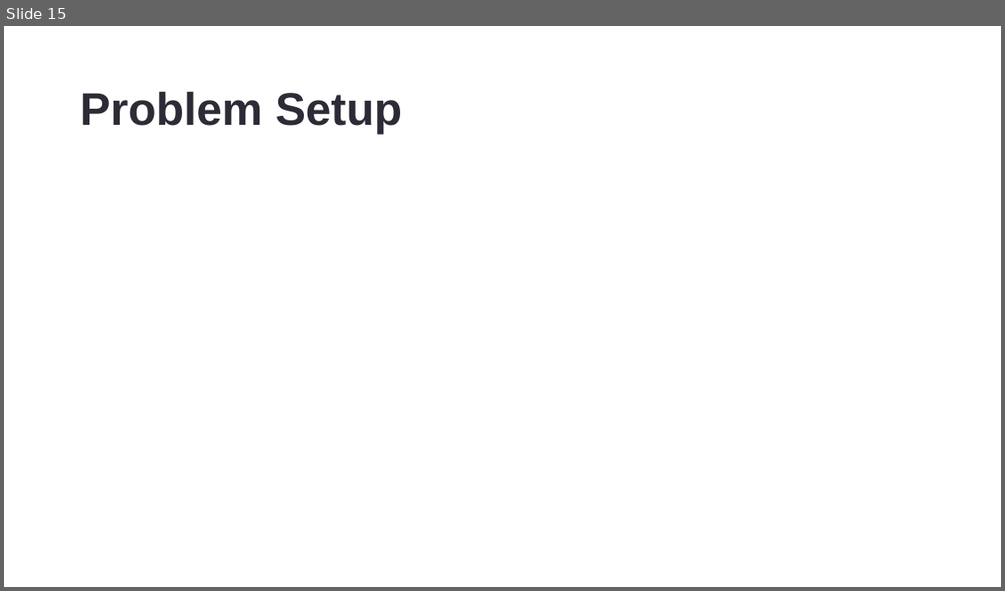
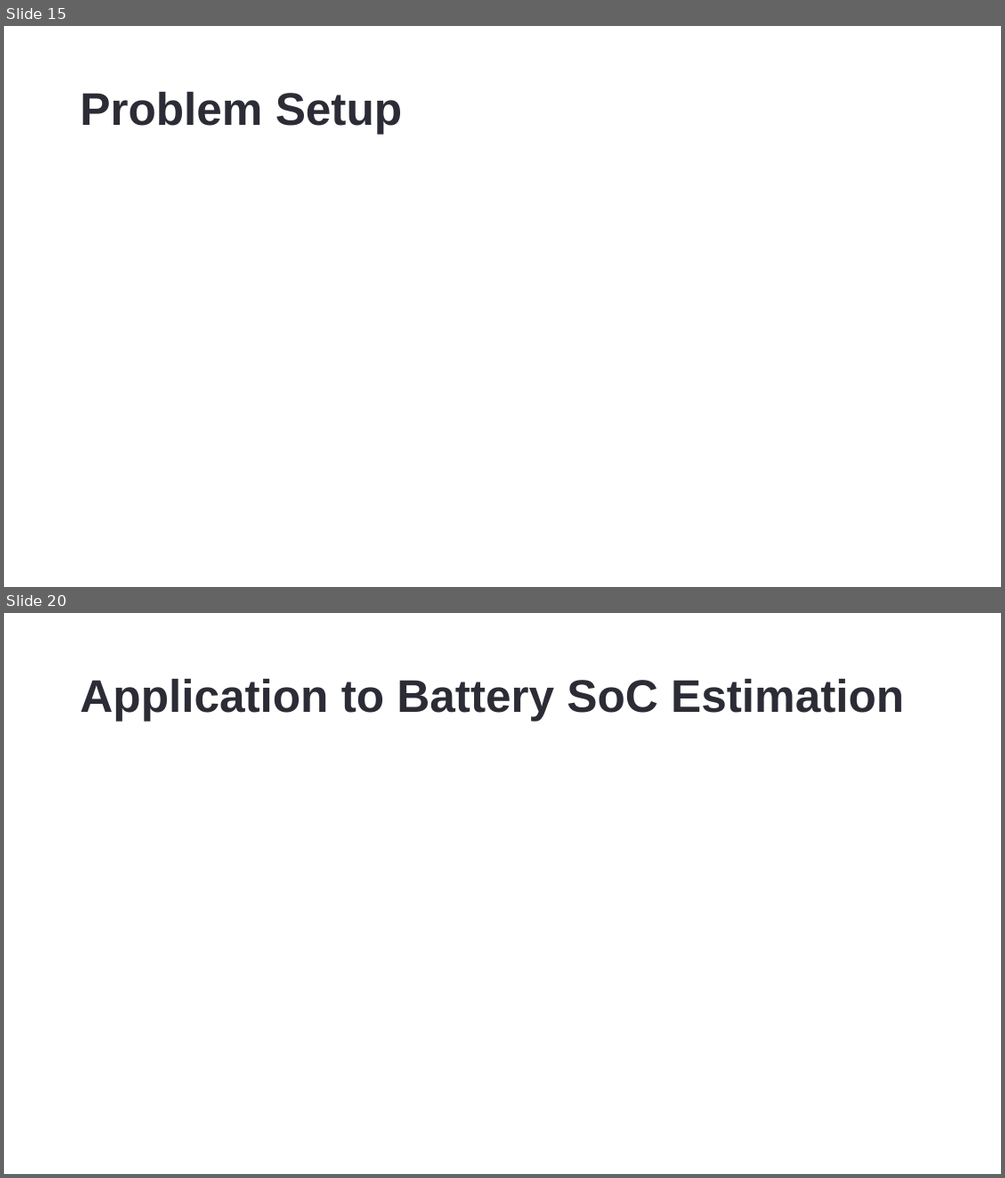
Before and after one commit to DrHammerhead/SoC-estimation, a slide deck: SoC Estimation.pptx. Shown one above the other, each under a label of ours: slide 15 before the commit, slides 15 and 20 after it; the slides between them are not shown. The pictures are 1005x591 and 1005x1178 pixels, drawn with LibreOffice and Linux fonts; fonts in the diff are those of the drawing; grey boxes stand for pictures. Boxes give left, top, right and bottom in pixels: in the first picture for what was removed or moved away, otherwise in the second. Text is boxed around its words. In the diff, an @@ line names an element or a change of style, - is before the commit and + after.

```diff
--- a/SoC Estimation.pptx
+++ b/SoC Estimation.pptx
@@ slide 20 added at <box>4,613,1001,1174</box>, background #FFFFFF @@
@@ title added at <box>80,679,904,721</box>, 44 pt, text #2C2C36, bold @@
+Application to Battery SoC Estimation
```
Also in this commit, not shown: 3 slides changed, 2 other slides added, 2 slides removed.
